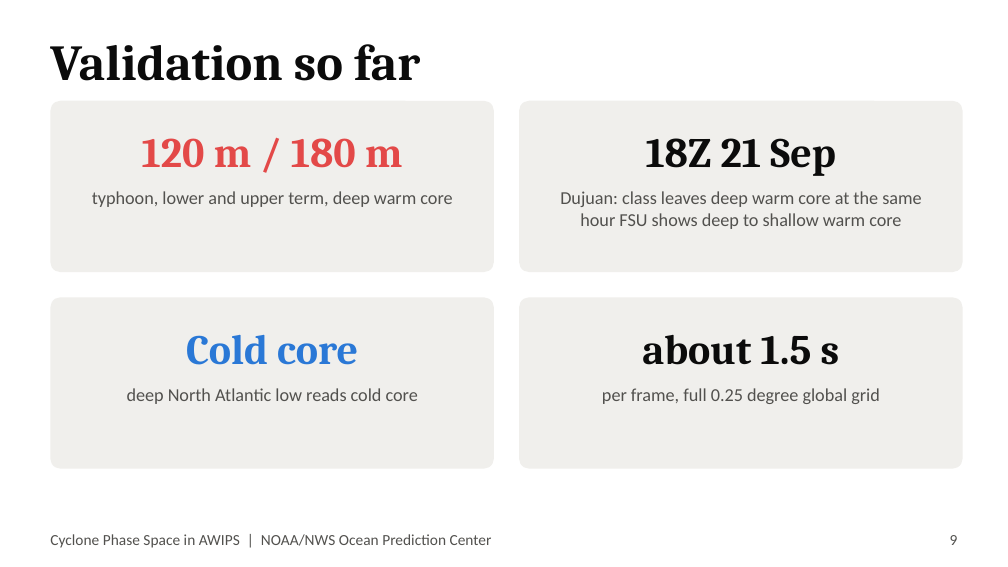
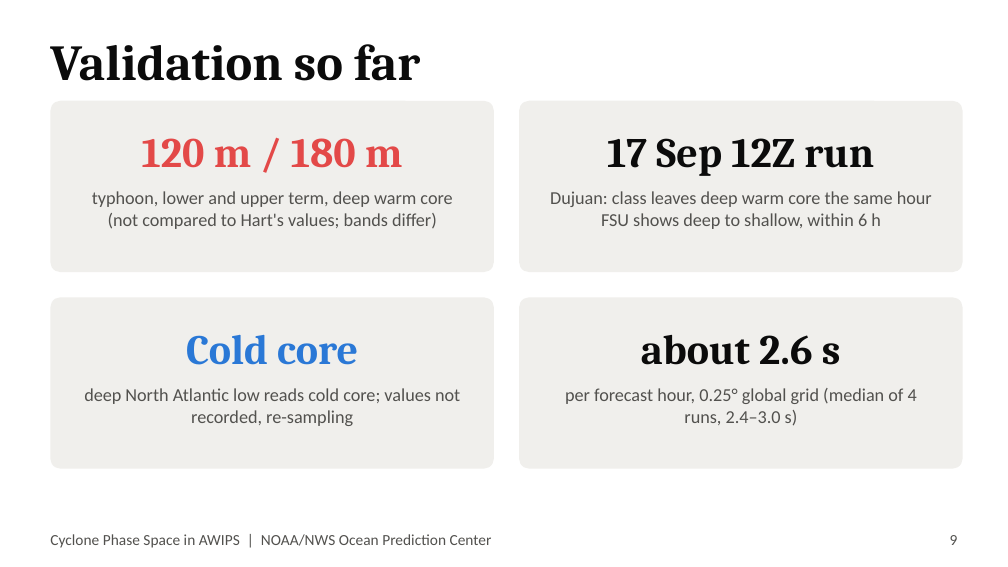
Before and after one commit to jkrek17/awips-tools, a slide deck: slide 9 of D2D/docs/TALK.pptx. Drawn at 1008x567 pixels with LibreOffice and Linux fonts; fonts in the diff are those of the drawing. Boxes give left, top, right and bottom in pixels: in the first picture for what was removed or moved away, otherwise in the second. Text is boxed around its words. In the diff, an @@ line names an element or a change of style, - is before the commit and + after.

```diff
--- a/D2D/docs/TALK.pptx
+++ b/D2D/docs/TALK.pptx
@@ text at (607,138,874,176): text changed @@
-18Z 21 Sep
+17 Sep 12Z run
@@ text at (92,191,452,229): text changed @@
-typhoon, lower and upper term, deep warm core
+typhoon, lower and upper term, deep warm core (not compared to Hart's values; bands differ)
@@ text at (550,191,932,229): text changed @@
-Dujuan: class leaves deep warm core at the same hour FSU shows deep to shallow warm core
+Dujuan: class leaves deep warm core the same hour FSU shows deep to shallow, within 6 h
@@ text at (641,335,841,365): text changed @@
-about 1.5 s
+about 2.6 s
@@ text at (84,388,460,426): text changed @@
-deep North Atlantic low reads cold core
+deep North Atlantic low reads cold core; values not recorded, re-sampling
@@ text at (565,388,917,426): text changed @@
-per frame, full 0.25 degree global grid
+per forecast hour, 0.25° global grid (median of 4 runs, 2.4–3.0 s)
```
Also in this commit, not shown: 9 other slides changed, 1 other file.
